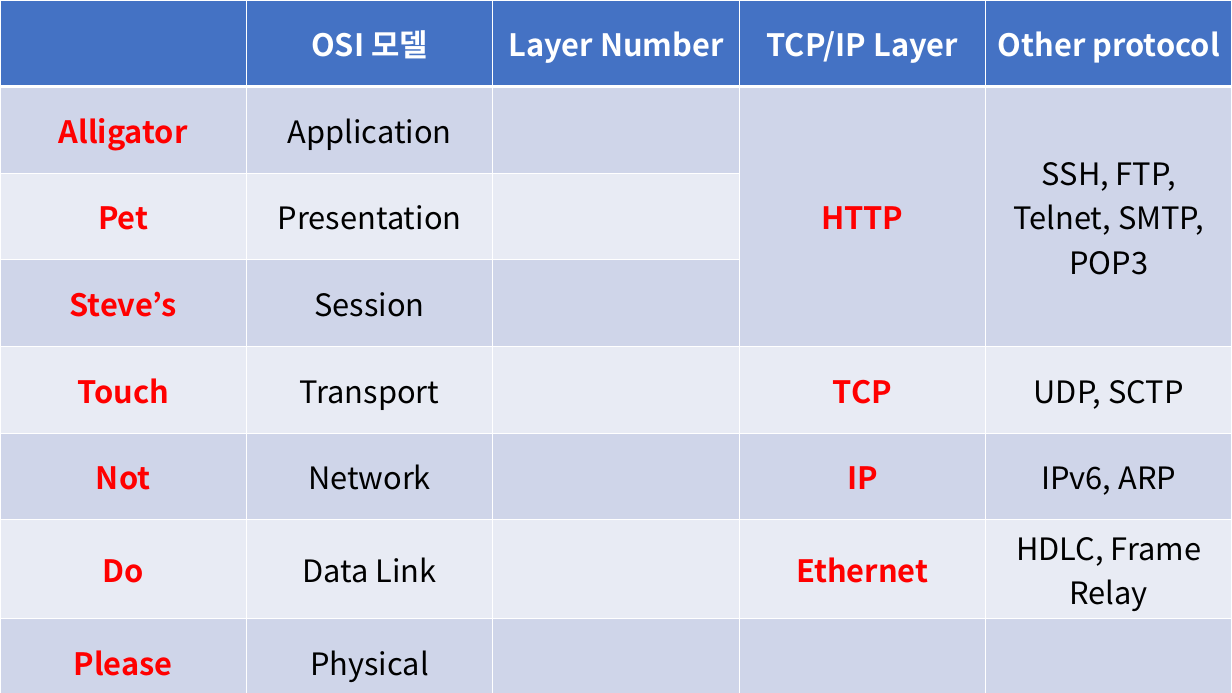
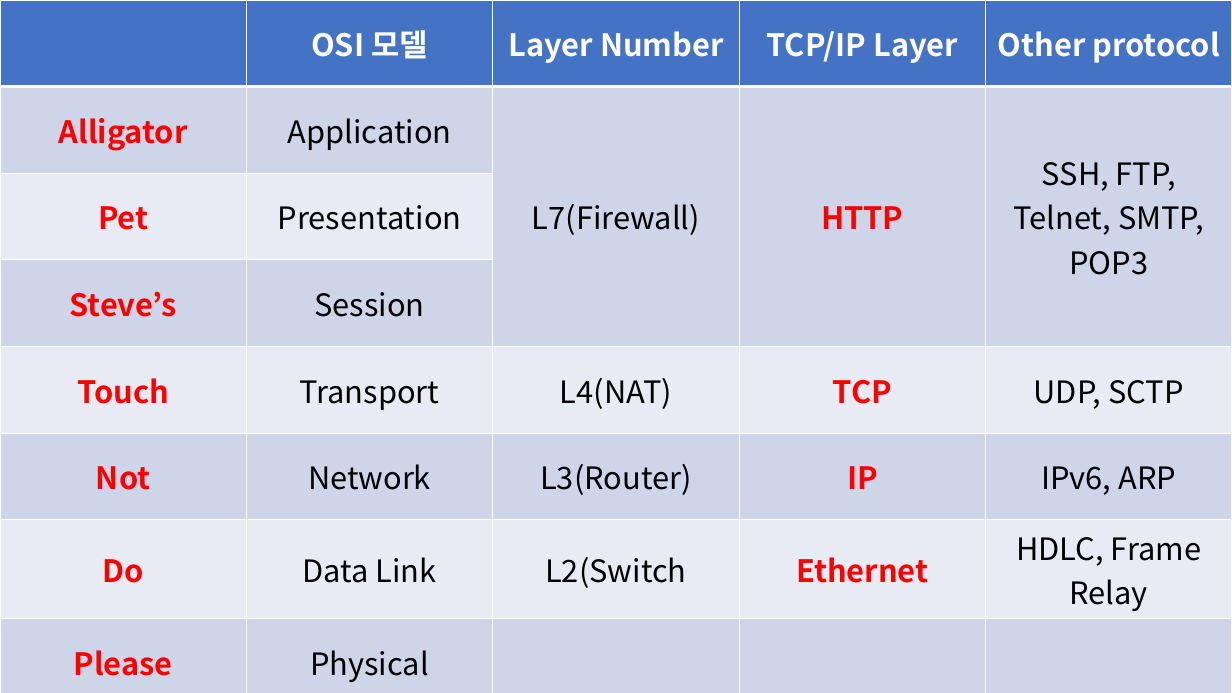
Before and after one commit to GoldBigDragon/osi-and-tcp, a slide deck: slide 1 of osi-and-tcp.pptx. Drawn at 1232x693 pixels with LibreOffice and Linux fonts; fonts in the diff are those of the drawing. Boxes give left, top, right and bottom in pixels: in the first picture for what was removed or moved away, otherwise in the second. Text is boxed around its words. In the diff, an @@ line names an element or a change of style, - is before the commit and + after.

```diff
--- a/osi-and-tcp.pptx
+++ b/osi-and-tcp.pptx
@@ table at <box>0,0,1232,693</box> @@
-row 2, column 3: 
+row 2, column 3: L7(Firewall)
-row 5, column 3: 
+row 5, column 3: L4(NAT)
-row 6, column 3: 
+row 6, column 3: L3(Router)
-row 7, column 3: 
+row 7, column 3: L2(Switch
```
Also in this commit, not shown: 1 other file.
